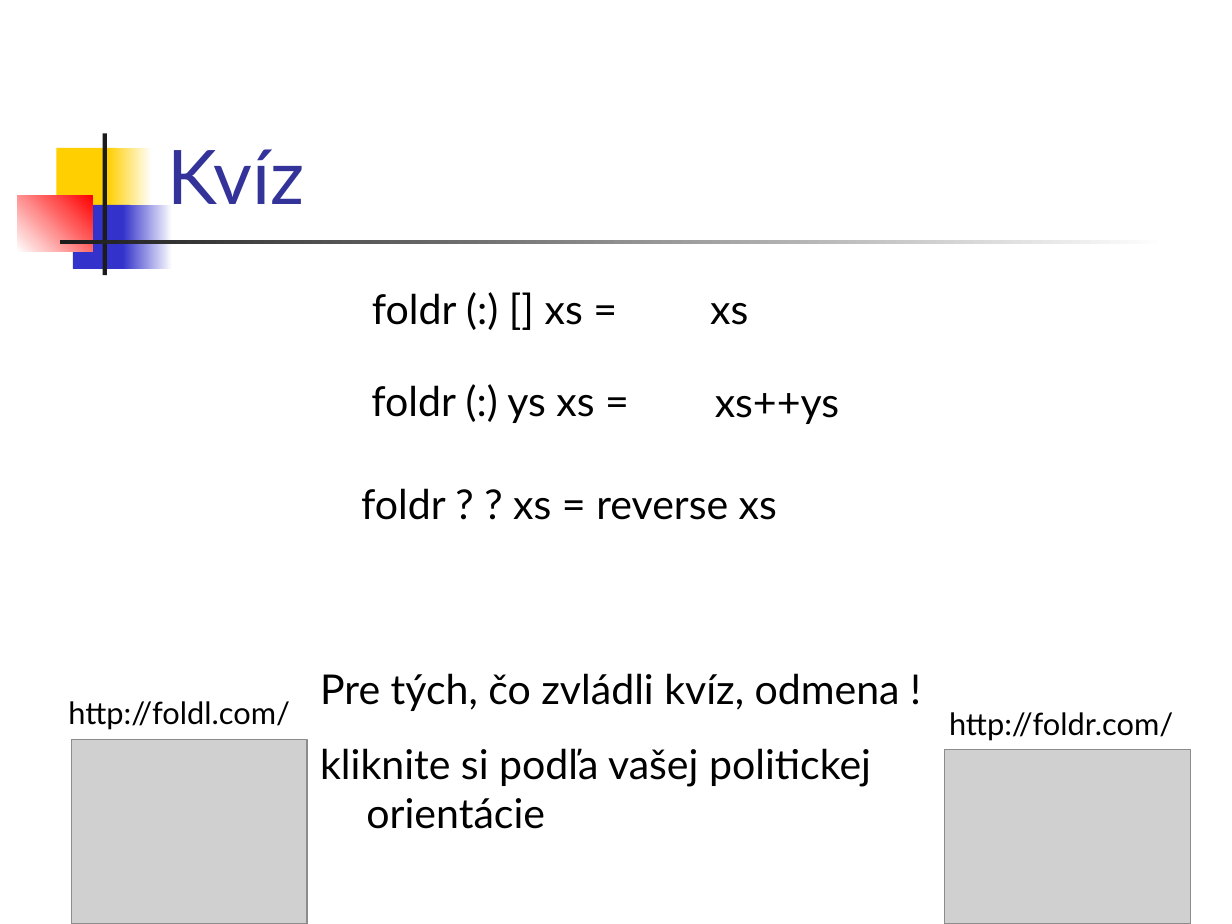
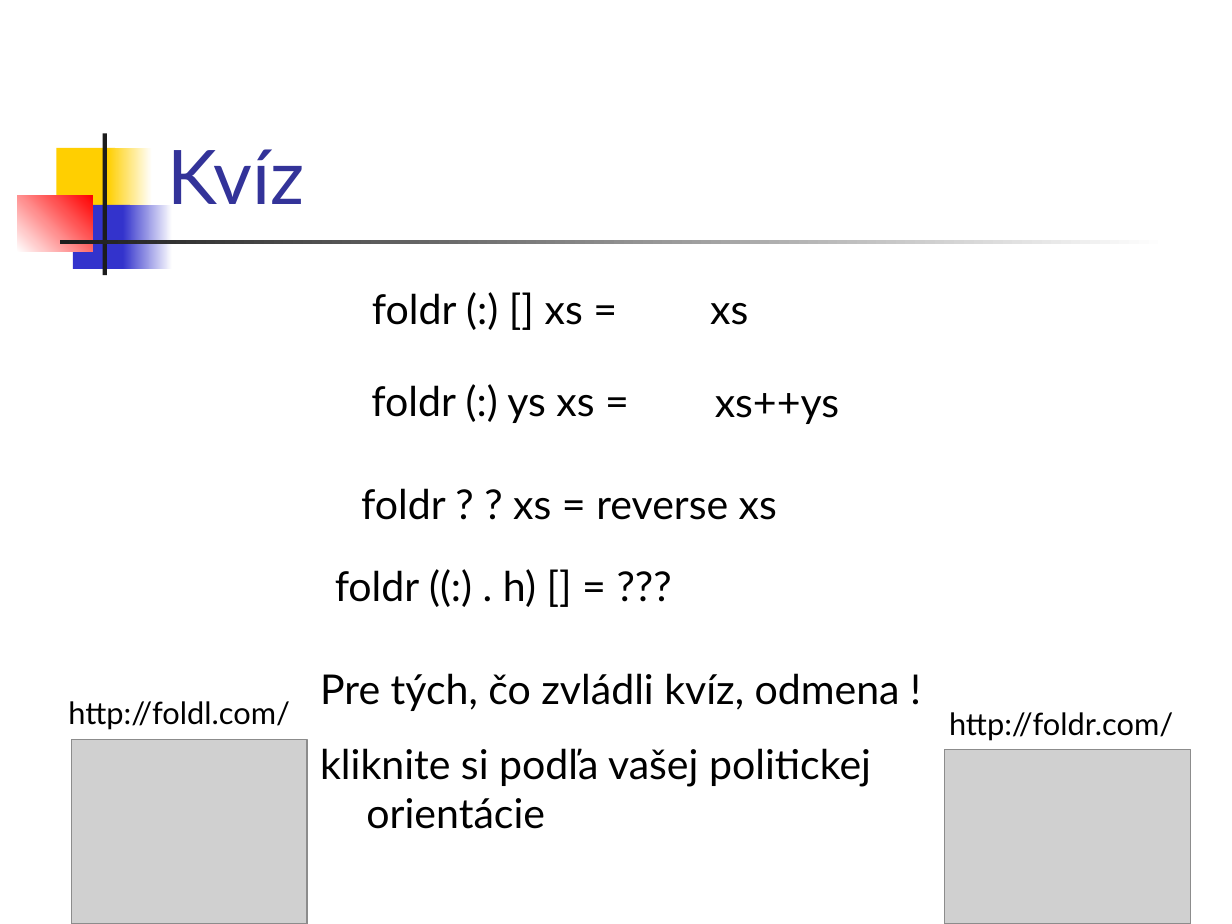
Before and after one commit to Funkcionalne/Prednasky, a slide deck: slide 19 of 02/02_fpro.ppt. Drawn at 1232x924 pixels with LibreOffice and Linux fonts; fonts in the diff are those of the drawing; grey boxes stand for pictures. Boxes give left, top, right and bottom in pixels: in the first picture for what was removed or moved away, otherwise in the second. Text is boxed around its words. In the diff, an @@ line names an element or a change of style, - is before the commit and + after.

```diff
--- a/02/02_fpro.ppt
+++ b/02/02_fpro.ppt
@@ text added at [335,569,536,607], 24 pt, text #000000 @@
+foldr ((:) . h) [] = ???
```
Also in this commit, not shown: 1 other slide changed, 1 slide added, 2 other files.
